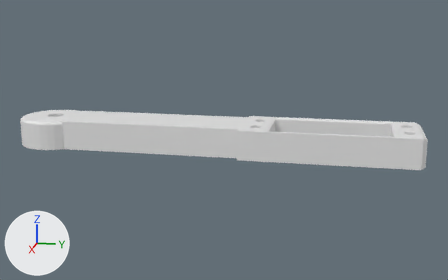
What one commit did to the Blender file 3D-structure/Blender-source/link1def.blend.
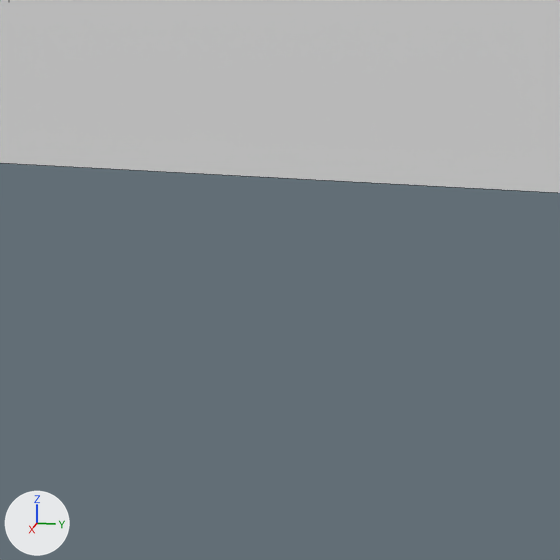
The first picture shows the older version from a 50 mm lens placed at (207.9, 74.7, 50.6), pointed at (-1.3, 32.9, -1.7). The close-ups show both versions on the part from 18% to 33% of the width and 47% to 70% of the height of that picture; other places that the commit changed are outside them. Lighting does not change. The marker at lower left points along +X, +Y and +Z. The close-ups show mesh edges as thin lines.
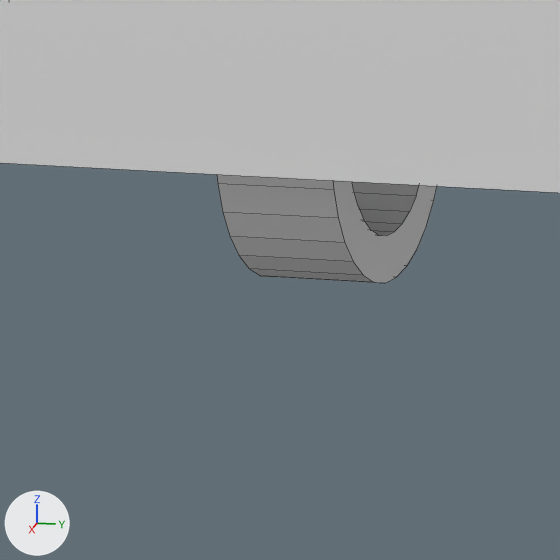
Location of each change, [x1, y1, x2, y2] in pixels of the close-ups (560 x 560 px):
```json
{"object": "Cylinder", "change": "reshaped", "before": [0, 0, 560, 193], "after": [0, 0, 560, 283]}
{"part": 1, "of": "me_cylinder_003", "change": "added", "after": [217, 175, 437, 283]}
```

Scene script edits in JSON lines:
```json
{"block": "me_cylinder_003", "where": "# used by ob_cylinder; location = (0.0, -30.0, 0.0); scale = (12.5, 12.5, 5.0)"}
{"op": "remove", "block": "me_cylinder_003", "code": "me_cylinder_003.from_pydata(...)  # 611 vertices, 397 faces; spans x -1.0..1.0, y -1.0..10.4, z -1.0..1.0"}
{"op": "add", "block": "me_cylinder_003", "code": "me_cylinder_003.from_pydata(...)  # 747 vertices, 471 faces; spans x -1.0..1.0, y -1.0..10.4, z -2.38..1.0"}
{"block": "me_cylinder_003", "change": "me_cylinder_003 part 1: a new loose piece of 68 vertices spanning x -0.56..0.56, y 1.8..2.2, z -2.38..-0.98"}
```
